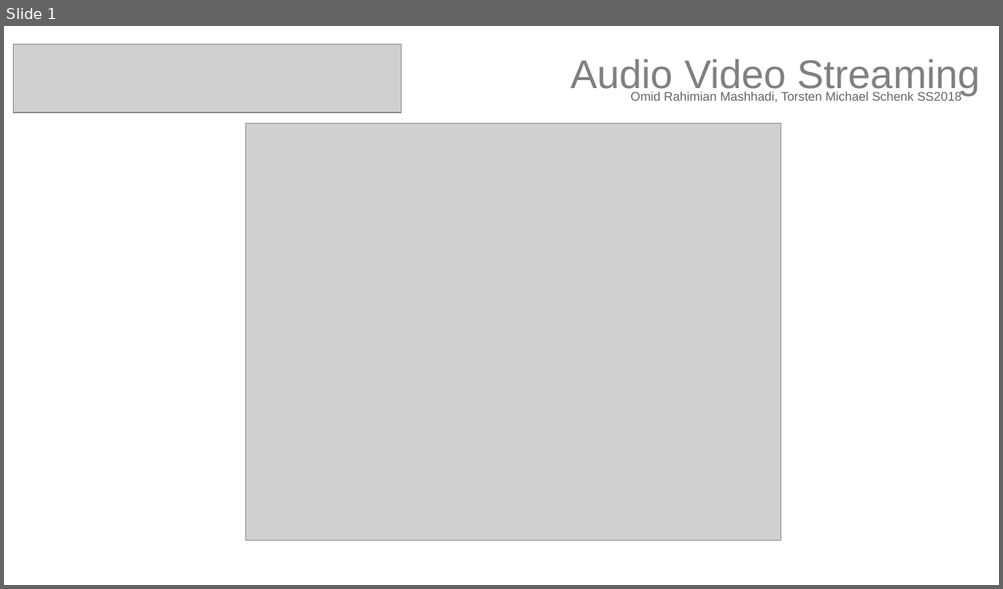
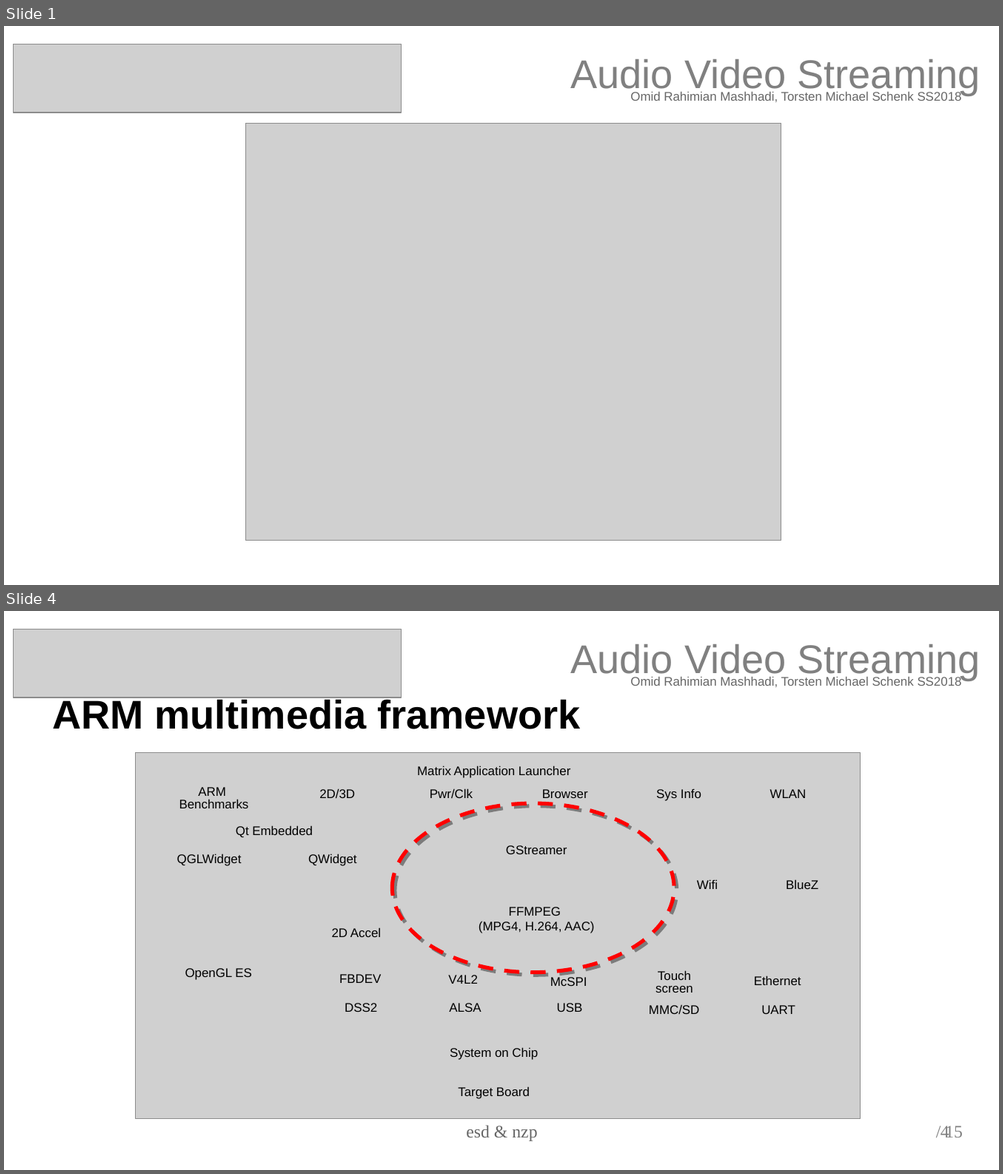
Before and after one commit to torstenschenk/beuth-avatar-ss2018, a slide deck: Presentation/Projekt/AVstreaming-Gruppe-15.odp. Shown one above the other, each under a label of ours: slide 1 before the commit, slides 1 and 4 after it; the slides between them are not shown. The pictures are 1003x589 and 1003x1174 pixels, drawn with LibreOffice and Linux fonts; fonts in the diff are those of the drawing; grey boxes stand for pictures. Boxes give left, top, right and bottom in pixels: in the first picture for what was removed or moved away, otherwise in the second. Text is boxed around its words. In the diff, an @@ line names an element or a change of style, - is before the commit and + after.

```diff
--- a/Presentation/Projekt/AVstreaming-Gruppe-15.odp
+++ b/Presentation/Projekt/AVstreaming-Gruppe-15.odp
@@ slide 4 added at bbox=[4, 611, 999, 1170], background #FFFFFF @@
@@ picture added at bbox=[13, 629, 401, 698] @@
@@ text added at bbox=[570, 644, 980, 680], 32 pt, text #808080 @@
+Audio Video Streaming
@@ text added at bbox=[630, 676, 962, 687], 10 pt, text #666666 @@
+Omid Rahimian Mashhadi, Torsten Michael Schenk SS2018
@@ text added at bbox=[52, 698, 580, 729], 32 pt, text #000000, bold @@
+ARM multimedia framework
@@ group added at bbox=[136, 752, 860, 1119]: 28 texts, 1 picture, 1 ellipse @@
+Matrix Application Launcher
+2D Accel
+Qt Embedded
+QWidget
+QGLWidget
+OpenGL ES
+ARM
+Benchmarks
+Pwr/Clk
+Browser
+Sys Info
+System on Chip
+Target Board
+FBDEV
+DSS2
+V4L2
+ALSA
+McSPI
+USB
+MMC/SD
+UART
+Ethernet
+Touch
+screen
+2D/3D
+BlueZ
+GStreamer
+FFMPEG
+(MPG4, H.264, AAC)
+Wifi
+WLAN
@@ text added at bbox=[466, 1125, 537, 1142], 14 pt, text #666666 @@
+esd & nzp
@@ page number added at bbox=[940, 1126, 949, 1138], 14 pt, text #808080 @@
+4
@@ text added at bbox=[945, 1126, 962, 1138], 14 pt, text #808080 @@
+/ 15
```
Also in this commit, not shown: 5 slides changed, 8 other slides added, 3 other files.
